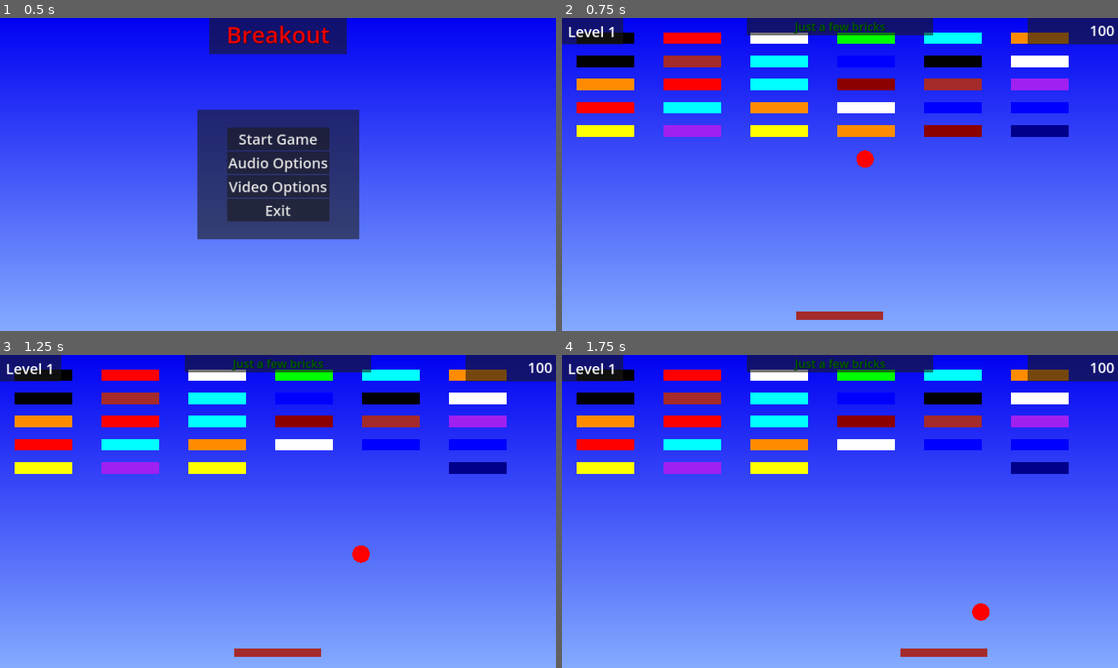
Above: before the commit, frames 1-4 (two rows, left to right).
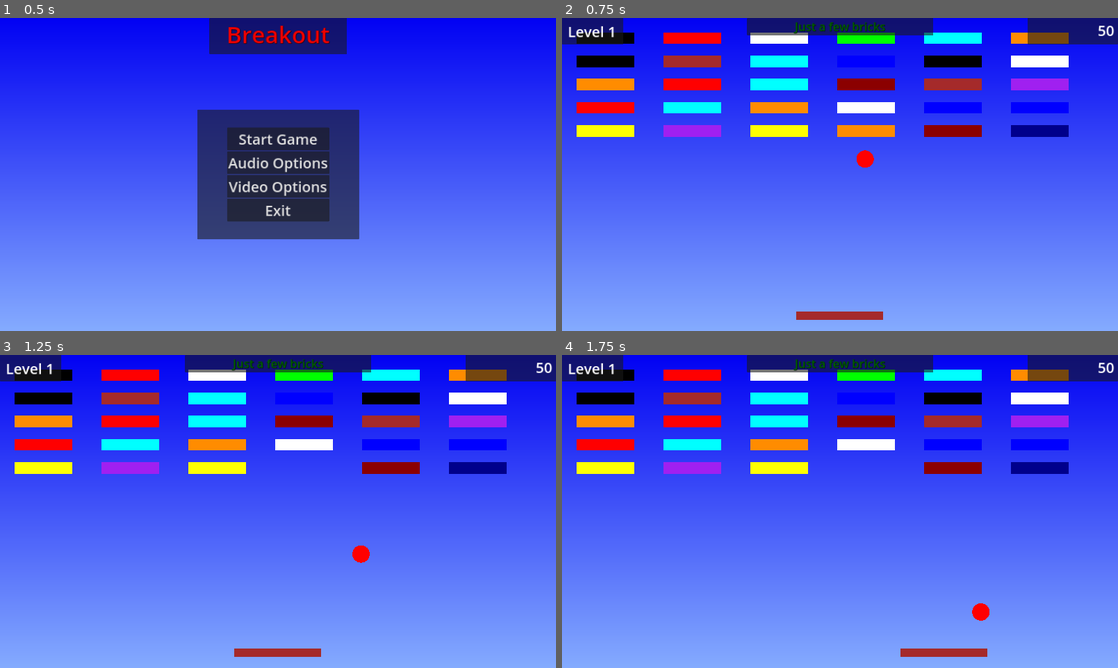
Above: after the commit, the same moments.

Repository: z3dd4-de/Breakout
Game: Godot game, scene res://scenes/game.tscn
The game is run twice, just before and just after one commit, with the same random seed, the same clock (stepped at 60 frames per second) and the same inputs.
Inputs:
- Up to frame 1 (0.5 s): no input
- Up to frame 2 (0.75 s): click "Start Game" at 0.5 s
- Up to frame 3 (1.25 s): no input
- Up to frame 4 (1.75 s): hold Right (ui_right) from 1.28 s (still down)

Frame 1 is identical in both runs. In frame 2, less than 0.1% of the frame differs, in the area x 95-100%, y 2-6%; in frame 3, 0.5%, in the area x 65-100%, y 2-38%; in frame 4, 0.5%.

Commit message:
New levels 9+10
More levels, including the indestructible brick as a new scene.

Diff:
--- a/scenes/game.tscn
+++ b/scenes/game.tscn
@@ -459,12 +459,12 @@
 
 [node name="Player" parent="." instance=ExtResource("3_5abtq")]
 visible = false
-position = Vector2(147.701, 1027)
+position = Vector2(761.034, 1027)
 
 [node name="Ball" parent="." groups=["ball"] instance=ExtResource("3_7chhk")]
 visible = false
-position = Vector2(1390.21, 391.912)
-velocity = Vector2(-537.369, 176.612)
+position = Vector2(1534.76, 798.383)
+velocity = Vector2(396.537, -403.433)
 
 [node name="AudioStreamPlayer2D" type="AudioStreamPlayer2D" parent="."]
 process_mode = 3
--- /dev/null
+++ b/scenes/indestructible_brick.tscn
@@ -0,0 +1,13 @@
+[gd_scene load_steps=3 format=3 uid="uid://cd4l62llm0e2e"]
+
+[ext_resource type="Script" path="res://scripts/indestructible_brick.gd" id="1_jtawx"]
+
+[sub_resource type="RectangleShape2D" id="RectangleShape2D_n2pyh"]
+
+[node name="IndestructibleBrick" type="StaticBody2D"]
+script = ExtResource("1_jtawx")
+x = 50
+y = 10
+
+[node name="CollisionShape2D" type="CollisionShape2D" parent="."]
+shape = SubResource("RectangleShape2D_n2pyh")
--- a/scenes/test_scene.tscn
+++ b/scenes/test_scene.tscn
@@ -8,7 +8,9 @@
 script = ExtResource("1_2e0ah")
 
 [node name="Ball" parent="." instance=ExtResource("2_78jc7")]
-position = Vector2(593414, 593414)
+visible = false
+position = Vector2(3.4169e+06, 3.4169e+06)
 
 [node name="Player" parent="." instance=ExtResource("3_41xna")]
-position = Vector2(-413.334, 0)
+visible = false
+position = Vector2(-133.334, 0)
--- a/scripts/game.gd
+++ b/scripts/game.gd
@@ -3,7 +3,7 @@
 var game_running = false
 var points = 0
 var level = 1
-var max_level = 8
+var max_level = 10
 var game_won = false
 var level_name = ""
 @onready var ball = $Ball
@@ -18,13 +18,13 @@
 	get_tree().paused = true
 	$Player.position.x = 1920/2
 	player_pos = $Player.position
-	#switch_level()
 
 
 func _process(_delta):
 	# Bugfix: if Player is below original position, the y-position will be reset to original position
 	if $Player.position.y != player_pos.y:
 		$Player.position.y = player_pos.y
+
 
 func show_level_name():
 	$UI/LevelNamePanel.visible = true
@@ -50,6 +50,10 @@
 			level_7()
 		8:
 			level_8()
+		9:
+			level_9()
+		10:
+			level_10()
 	$UI/LevelPanel/LevelLabel.text = "Level " + str(level)
 	show_level_name()
 
@@ -252,11 +256,66 @@
 
 
 func level_9():
-	pass
+	level_name = "You can't destroy them all"
+	Globals.bricks = 0
+	var lines = 10
+	var x = 150
+	var y = 50
+
+	for i in lines:
+		x = 150
+		var bricks_per_line = 2
+		var coin = randi_range(0, 1)
+		if coin == 0:
+			var ub = preload("res://scenes/indestructible_brick.tscn").instantiate()
+			ub.scale = Vector2(3, 3)
+			ub.position = Vector2(randi_range(x, 1500), y)
+			add_child(ub)
+			x += 150
+		else:
+			var br = preload("res://scenes/brick.tscn").instantiate()
+			br.scale = Vector2(3, 3)
+			br.position = Vector2(randi_range(x, 1500), y)
+			add_child(br)
+			Globals.bricks += 1
+
+		y += 50
+	ball.velocity = Vector2(600, 600)
 
 
 func level_10():
-	pass
+	level_name = "The Rectangle"
+	Globals.bricks = 0
+	var lines = 11
+	var x = 150
+	var y = 50
+	for i in lines:
+		x = 150
+		var bricks_per_line = 2
+		if i == 0 or i == 10:
+			bricks_per_line = 11
+		else:
+			bricks_per_line = 2
+		if i == 5:
+			var x_k = 400
+			for k in 7:
+				var ub = preload("res://scenes/indestructible_brick.tscn").instantiate()
+				ub.scale = Vector2(3, 3)
+				ub.position = Vector2(x_k, y)
+				add_child(ub)
+				x_k += 150
+		for j in bricks_per_line:
+			var br = preload("res://scenes/brick.tscn").instantiate()
+			br.scale = Vector2(3, 3)
+			br.position = Vector2(x, y)
+			if i == 0 or i == 10:
+				x += 150
+			else:
+				x += 1500
+			add_child(br)
+			Globals.bricks += 1
+		y += 50
+	ball.velocity = Vector2(500, 500)
 
 
 func update_points(new_points: int) -> void:
--- /dev/null
+++ b/scripts/indestructible_brick.gd
@@ -0,0 +1,20 @@
+@tool
+extends StaticBody2D
+
+var points = 0
+@export var x: int
+@export var y: int
+
+
+func _draw() -> void:
+	draw_rect(Rect2(0, 0, x, y), Globals.get_color())
+
+
+# Called when the node enters the scene tree for the first time.
+func _ready():
+	randomize()
+
+
+# Called every frame. 'delta' is the elapsed time since the previous frame.
+#func _process(delta):
+#	pass
--- a/scripts/test_scene.gd
+++ b/scripts/test_scene.gd
@@ -9,24 +9,33 @@
 
 
 func test_level():
-	level_name = "The Wall"
+	level_name = "You can't destroy them all"
 	Globals.bricks = 0
-	var brick_count = 121
+	var brick_count = 20
 	var lines = 10
-	var bricks_per_line = brick_count/lines
-	var x = 50
+	var x = 150
 	var y = 50
+
 	for i in lines:
-		x = 50
-		for j in bricks_per_line:
+		x = 150
+		var bricks_per_line = 2
+		var coin = randi_range(0, 1)
+		if coin == 0:
+			var ub = preload("res://scenes/indestructible_brick.tscn").instantiate()
+			ub.scale = Vector2(3, 3)
+			ub.position = Vector2(randi_range(x, 1500), y)
+			add_child(ub)
+			x += 150
+		else:
 			var br = preload("res://scenes/brick.tscn").instantiate()
 			br.scale = Vector2(3, 3)
-			br.position = Vector2(x, y)
+			br.position = Vector2(randi_range(x, 1500), y)
 			add_child(br)
 			Globals.bricks += 1
-			x += 150
-		y += 30
-	ball.velocity = Vector2(500, 500)
+
+		y += 50
+	ball.velocity = Vector2(600, 600)
+	print(Globals.bricks)
 
 
 func _input(event) -> void:
Not shown, added: Breakout.xcf
Not shown, added: Breakout1.xcf
Not shown, changed: Linux/AntsGodot_Breakout.pck
Not shown, changed: README.md
Not shown, changed: Win_x64/AntsGodot_Breakout.pck
